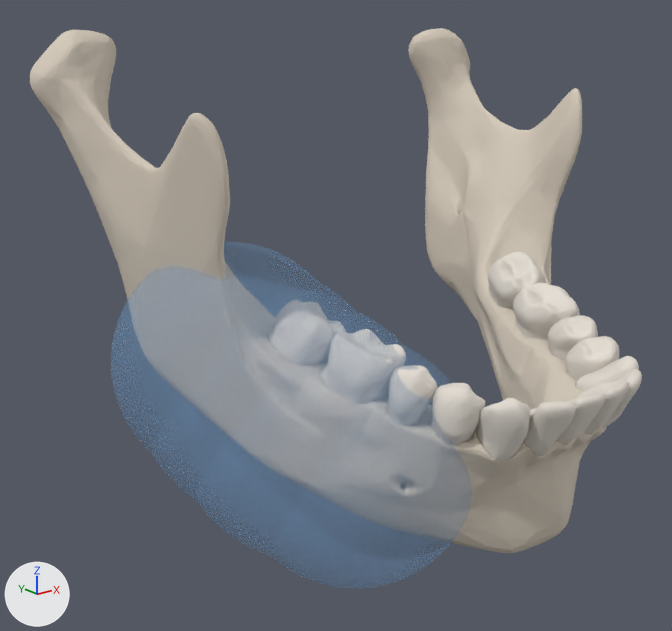
The glTF model public/head-neck/models/ameloblastoma.glb: old version first, new version second.
The view is the same before and after, from a 50 mm lens placed at (-0.1119, -0.1633, 1.5792), pointed at (-0.0125, -0.039, 1.5295). Every picture has the same lights, and +X, +Y and +Z are marked at lower left. The older version comes first.

Names of what the first picture shows: 'bone', 'extracted_teeth', 'margin', 'specimen_bone', 'specimen_teeth', 'teeth'.
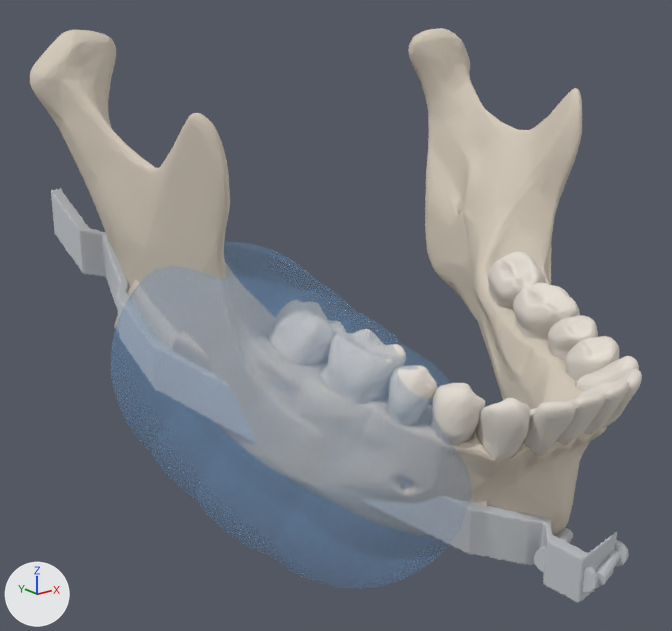
What the commit changed:
Material 'titanium' (mat_titanium) is new.
Its base color is (0.55, 0.57, 0.6) (light grey #c4c7cb).
Its roughness is 0.7.
Material 'fibula' (mat_fibula) is new.
Its base color is (0.62, 0.55, 0.46) (pale yellow #cec4b5).
Its roughness is 0.7.
Mesh me_screws_001 is new.
It has 560 vertices, 1040 faces and spans x -0.0465..0.0093, y -0.0909..-0.0159, z 1.4942..1.5356.
It uses material mat_titanium (light grey #c4c7cb).
Mesh me_plate_001 is new.
It has 2002 vertices, 4000 faces and spans x -0.049..0.0081, y -0.0891..-0.0033, z 1.4925..1.5513.
It uses material mat_titanium (light grey #c4c7cb).
Mesh me_right_fibula_002 is new.
It has 5966 vertices, 11999 faces and spans x -0.0452..-0.0041, y -0.0766..-0.0151, z 1.4955..1.5394.
It uses material mat_fibula (pale yellow #cec4b5).
Object 'screws' (ob_screws) is new; it shows me_screws_001.
Its location is (0.0, 0.0, 0.0).
Object 'plate' (ob_plate) is new; it shows me_plate_001.
Its location is (0.0, 0.0, 0.0).
Object 'fibula' (ob_fibula) is new; it shows me_right_fibula_002.
Its location is (0.0, 0.0, 0.0).

Changed parts and their boxes [x1, y1, x2, y2] in the pictures (672 x 631 px):
'plate', added: after [51, 188, 617, 602]
'screws', added (mostly hidden): after [115, 294, 629, 593]
'fibula', added (mostly hidden): after [114, 279, 487, 508]
